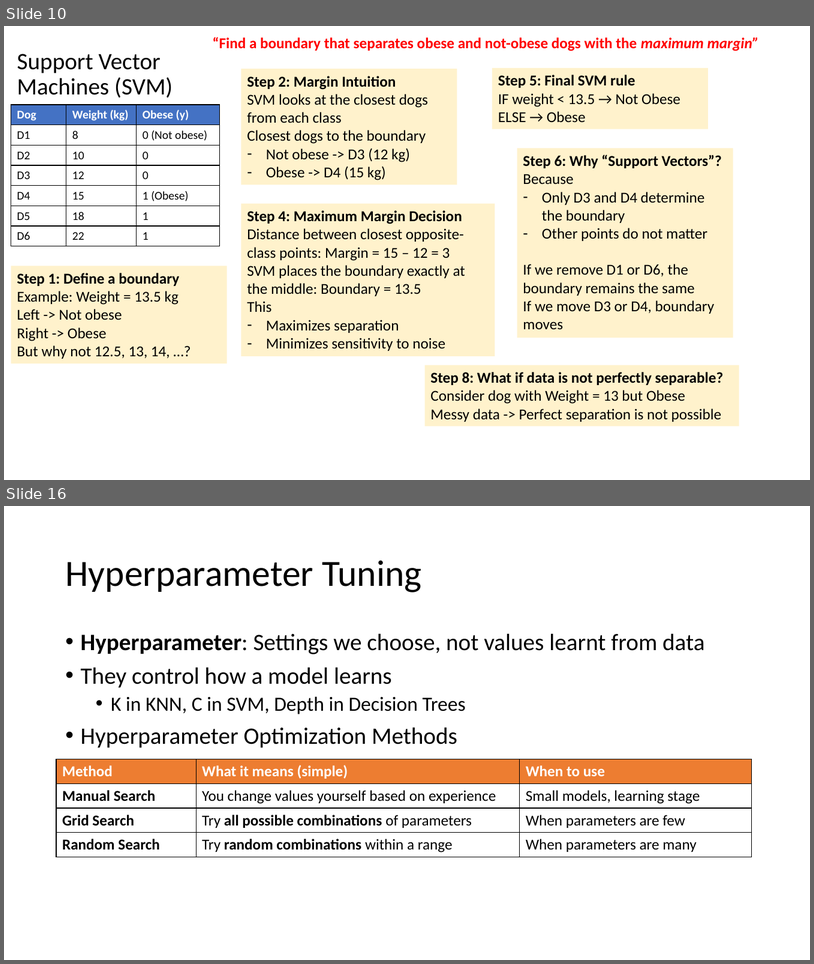
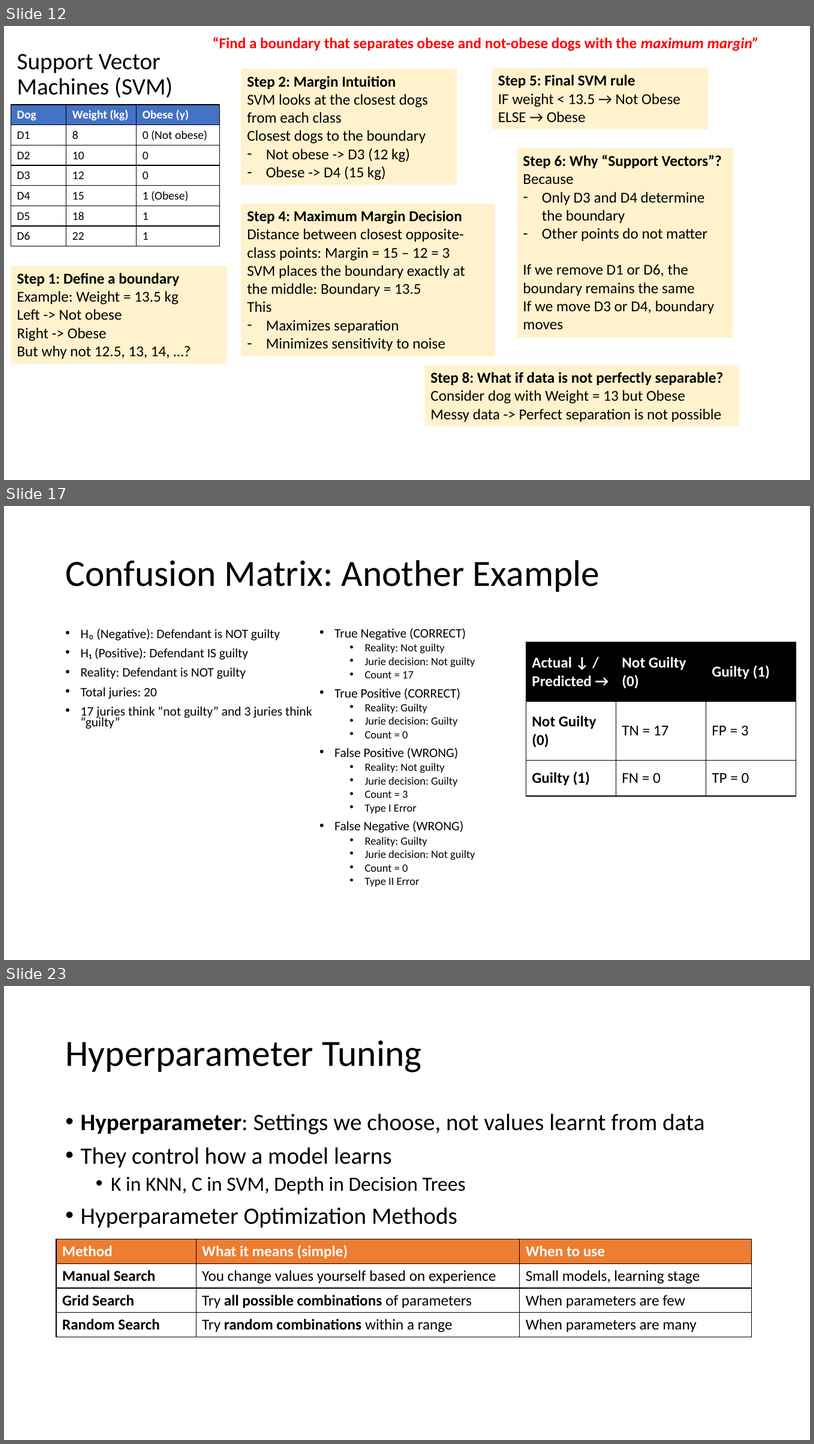
Before and after one commit to trishikh2002/ml_edurka, a slide deck: slides/ML - Module 3 - Classification - Additional Slides.pptx. Shown one above the other, each under a label of ours: slides 10 and 16 before the commit, slides 12, 17 and 23 after it; the slides between them are not shown. The pictures are 814x964 and 814x1444 pixels, drawn with LibreOffice and Linux fonts; fonts in the diff are those of the drawing. Boxes give left, top, right and bottom in pixels: in the first picture for what was removed or moved away, otherwise in the second. Text is boxed around its words. In the diff, an @@ line names an element or a change of style, - is before the commit and + after.

```diff
--- a/slides/ML - Module 3 - Classification - Additional Slides.pptx
+++ b/slides/ML - Module 3 - Classification - Additional Slides.pptx
@@ slide 17 added at (4, 506, 810, 960), background #FFFFFF @@
@@ title added at (65, 560, 600, 592), 44 pt, text #000000 @@
+Confusion Matrix: Another Example
@@ text added at (81, 628, 312, 729), 15.4 pt, text #000000 @@
+• H₀ (Negative): Defendant is NOT guilty
+• H₁ (Positive): Defendant IS guilty
+• Reality: Defendant is NOT guilty
+• Total juries: 20
+• 17 juries think “not guilty” and 3 juries think “guilty”
@@ text added at (335, 628, 475, 886), 13.2 pt, text #000000 @@
+• True Negative (CORRECT)
+  • Reality: Not guilty
+  • Jurie decision: Not guilty
+  • Count = 17
+• True Positive (CORRECT)
+  • Reality: Guilty
+  • Jurie decision: Guilty
+  • Count = 0
+• False Positive (WRONG)
+  • Reality: Not guilty
+  • Jurie decision: Guilty
+  • Count = 3
+  • Type I Error
+• False Negative (WRONG)
+  • Reality: Guilty
+  • Jurie decision: Not guilty
+  • Count = 0
+  • Type II Error
@@ table added at (526, 642, 797, 796), 3 rows, 3 columns @@
+Actual ↓ / Predicted → | Not Guilty (0) | Guilty (1)
+Not Guilty (0) | TN = 17 | FP = 3
+Guilty (1) | FN = 0 | TP = 0
@@ what was slide 10 is now slide 12 @@
@@ what was slide 16 is now slide 23 @@
```
Also in this commit, not shown: 6 other slides added, 9 other files.
